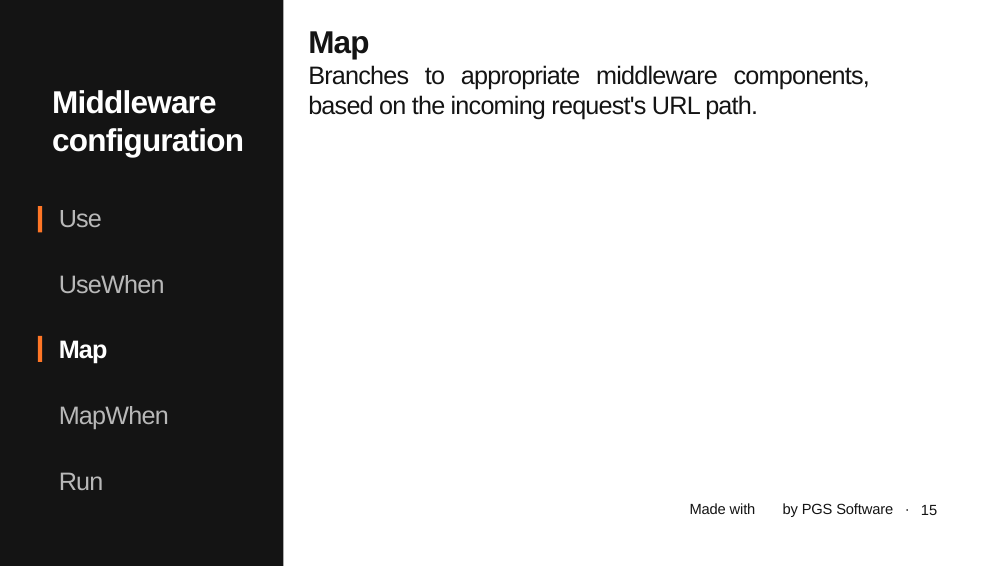
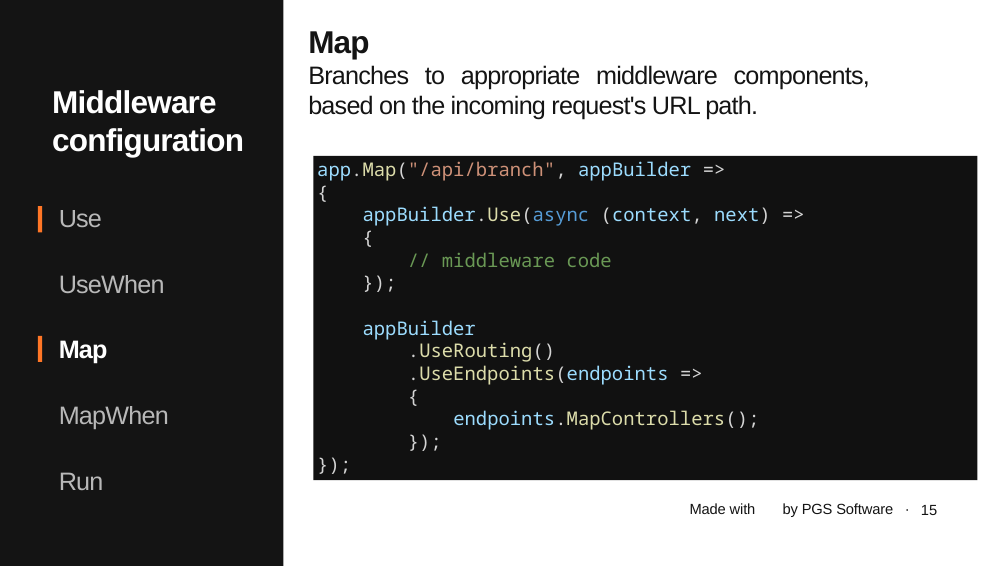
Before and after one commit to januszmarcinik/.NET-getting-started, a slide deck: slide 15 of PGS SharpDev.pptx. Drawn at 1008x566 pixels with LibreOffice and Linux fonts; fonts in the diff are those of the drawing; background and template pictures are left out. Boxes give left, top, right and bottom in pixels: in the first picture for what was removed or moved away, otherwise in the second. Text is boxed around its words. In the diff, an @@ line names an element or a change of style, - is before the commit and + after.

Commit message:
Middleware options - examples

```diff
--- a/PGS SharpDev.pptx
+++ b/PGS SharpDev.pptx
@@ rectangle added at bbox=[313, 156, 977, 480], fill #111111, 36 pt, text #9CDCFE @@
+app.Map("/api/branch", appBuilder =>
+{
+appBuilder.Use(async (context, next) =>
+{
+// middleware code
+});
+appBuilder
+.UseRouting()
+.UseEndpoints(endpoints =>
+{
+endpoints.MapControllers();
+});
+});
```
Also in this commit, not shown: 4 other slides changed, 1 slide added, 11 other files.
